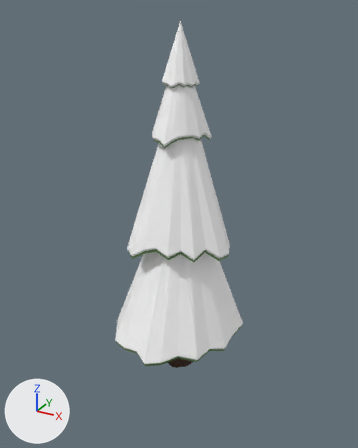
The Blender file assets/models/trees/tree_snow1.blend, before and after one commit.
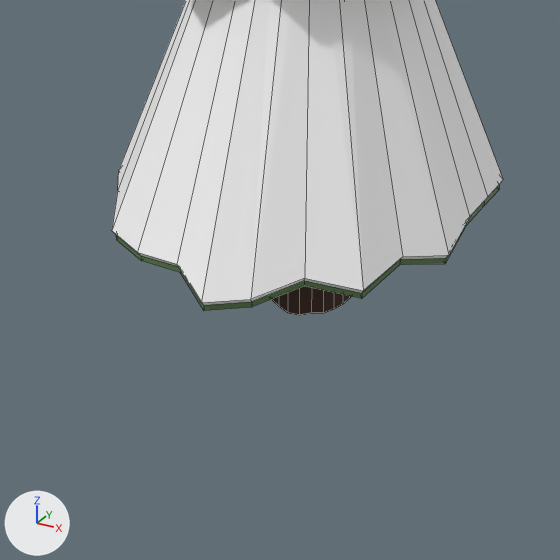
There are two pictures of each version: one whole from a 50 mm camera at (2.51, -4.59, 4.16) aimed at (-0.09, 0.13, 1.8), one close up on the part from 22% to 73% of the width and 59% to 100% of the height. The axes (+X, +Y, +Z) are drawn at lower left. The lights are the same throughout. The older version's two pictures come first. The close-ups show mesh edges as thin lines.
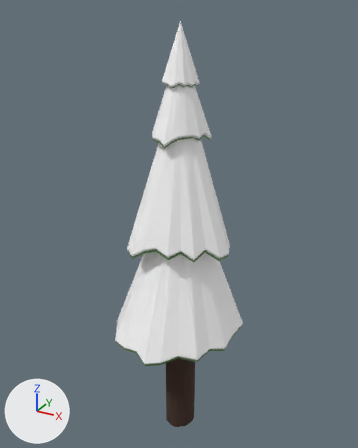
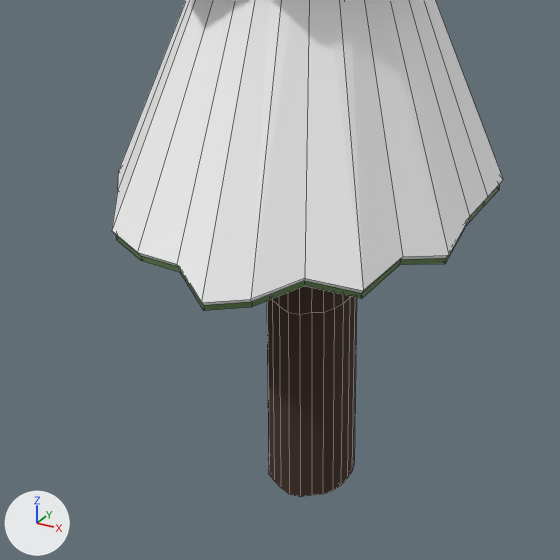
Pixel boxes [x1, y1, x2, y2] of what changed, in the close-ups (560 x 560 px; the box of a moved part takes in the faces that stretch with it):
'Cylinder', reshaped: before [112, 0, 503, 315]; after [112, 0, 503, 497]
part 1 of me_cylinder, moved or reshaped: before [271, 299, 346, 315]; after [267, 296, 357, 497]

What the commit changed:
me_cylinder is used by ob_cylinder; location (0.0, 0.0, 0.0).
me_cylinder had 534 vertices, 532 faces and spanned x -0.81..0.7, y -0.82..0.82, z -0.03..4.03.
me_cylinder now has 534 vertices, 532 faces and spans x -0.81..0.7, y -0.82..0.82, z -1.03..4.03.
me_cylinder part 1: 25 of the vertices in x -0.19..0.19, y -0.2..0.19, z -0.03..-0.02 are moved by (0.0, 0.0, -1.0).
